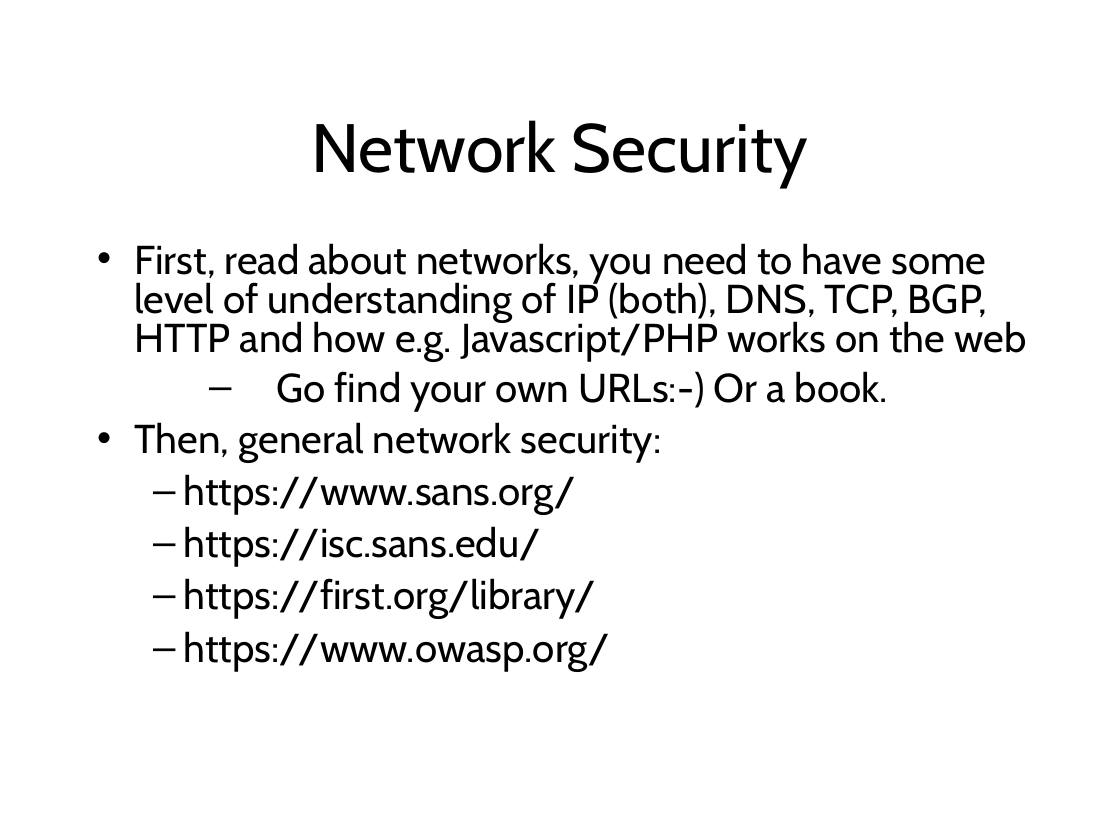
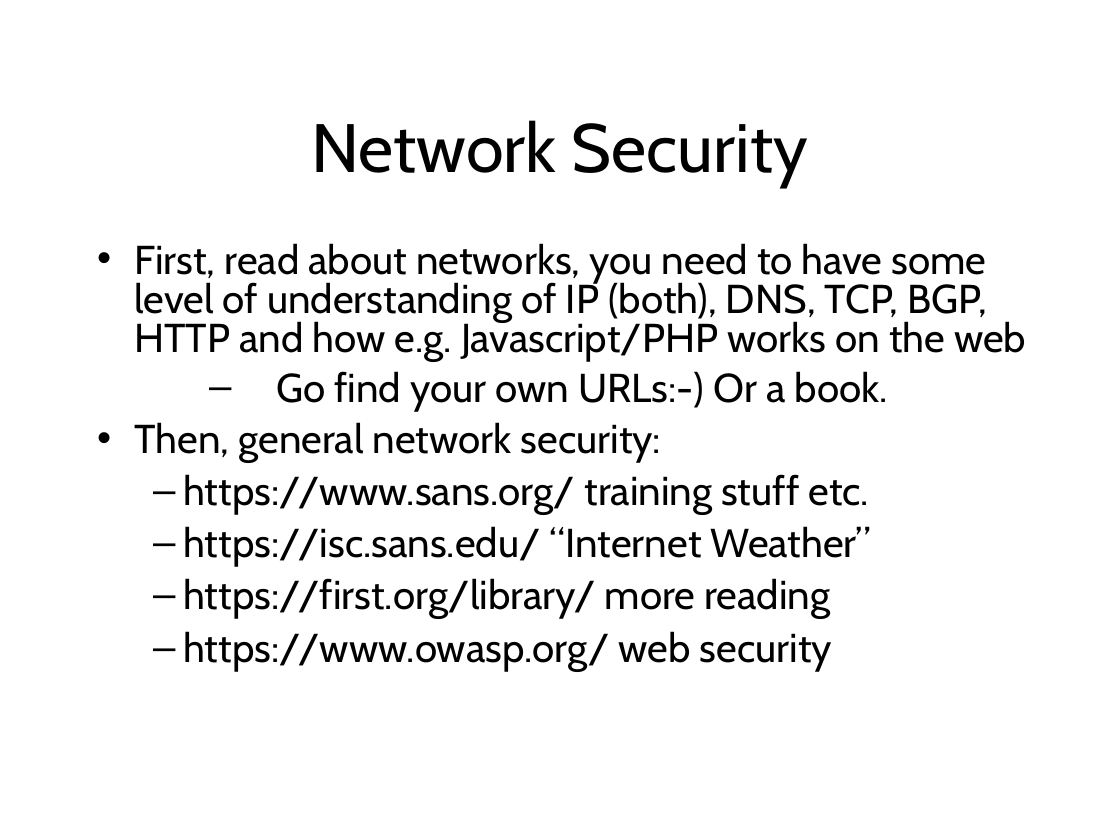
Before and after one commit to sftcd/cs7053, a slide deck: slide 33 of 2016lectures/02-concepts.ppt (slide 32 before the commit). Drawn at 1120x840 pixels with LibreOffice and Linux fonts; fonts in the diff are those of the drawing. Boxes give left, top, right and bottom in pixels: in the first picture for what was removed or moved away, otherwise in the second. Text is boxed around its words. In the diff, an @@ line names an element or a change of style, - is before the commit and + after.

```diff
--- a/2016lectures/02-concepts.ppt
+++ b/2016lectures/02-concepts.ppt
@@ text at [183, 474, 871, 671]: text changed @@
-  – https://www.sans.org/
-  – https://isc.sans.edu/
-  – https://first.org/library/
-  – https://www.owasp.org/
+  – https://www.sans.org/ training stuff etc.
+  – https://isc.sans.edu/ “Internet Weather”
+  – https://first.org/library/ more reading
+  – https://www.owasp.org/ web security
```
Also in this commit, not shown: 42 other slides changed, 4 slides added, 5 other files.
